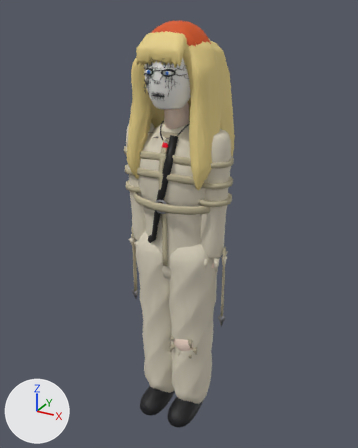
An edit to the glTF model public/models/ale.glb, drawn before and after from the same camera.
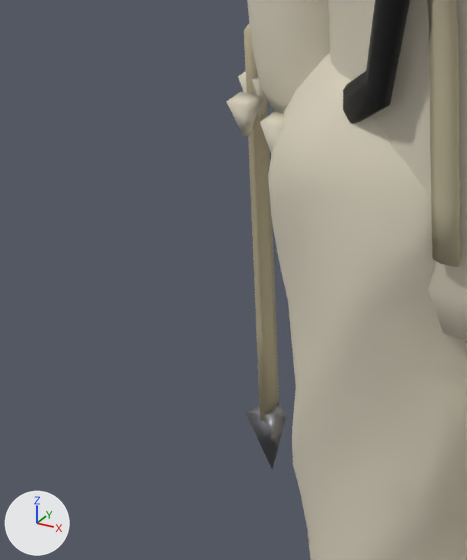
The first picture shows the older version from a 50 mm camera at (1.093, -1.964, 2.093) aimed at (-0.012, 0.044, 1.089). The close-ups show the older and then the newer version on the part from 25% to 47% of the width and 50% to 70% of the height of that picture. Only the edits that show in the close-ups are written down. The lights are fixed; the arrows at lower left show +X, +Y and +Z. Vertices at exactly the same position are counted once.

The first close-up shows 'part_MAT_CLOTH_cord_ale', 'part_MAT_CLOTH_legs_ale', 'part_MAT_CLOTH_suit_ale', 'part_MAT_LEATHER_strap_ale', 'part_MAT_METAL_buckle_ale'.
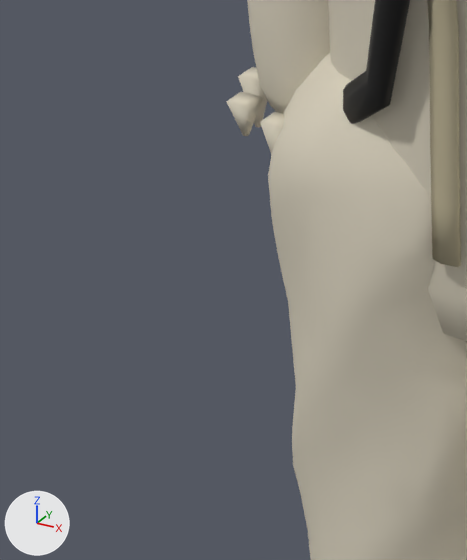
Diff of the bpy script that builds the scene:
```diff
--- a/public/models/ale.glb.py
+++ b/public/models/ale.glb.py
@@ me_part_mat_leather_strap_ale @@
 # used by ob_part_mat_leather_strap_ale; location = (0.0, 0.0, 0.0)
-me_part_mat_leather_strap_ale.from_pydata(...)  # 1211 vertices, 2338 faces; spans x -0.279..0.279, y -0.16..0.16, z 0.333..1.552
+me_part_mat_leather_strap_ale.from_pydata(...)  # 1159 vertices, 2242 faces; spans x -0.279..0.279, y -0.16..0.16, z 0.333..1.552
+# me_part_mat_leather_strap_ale part 1: the loose piece of 26 vertices spanning x -0.265..-0.256, y -0.016..0.016, z 0.649..1.04 is deleted
+# other edits to the shape of me_part_mat_leather_strap_ale do not show in these pictures
 me_part_mat_leather_strap_ale.materials.append(mat_mat_leather_strap_ale)
@@ me_part_mat_metal_buckle_ale @@
 # used by ob_part_mat_metal_buckle_ale; location = (0.0, 0.0, 0.0)
-me_part_mat_metal_buckle_ale.from_pydata(...)  # 150 vertices, 276 faces; spans x -0.277..0.283, y -0.152..0.022, z 0.589..1.548
+me_part_mat_metal_buckle_ale.from_pydata(...)  # 140 vertices, 264 faces; spans x -0.035..0.035, y -0.152..-0.097, z 1.214..1.548
+# me_part_mat_metal_buckle_ale part 2: the loose piece of 5 vertices spanning x -0.277..-0.238, y -0.016..0.022, z 0.589..0.655 is deleted
+# other edits to the shape of me_part_mat_metal_buckle_ale do not show in these pictures
 me_part_mat_metal_buckle_ale.materials.append(mat_mat_metal_buckle_ale)
```

Location of each change, (x1, y1, x2, y2) in pixels of the close-ups (467 x 560 px):
'part_MAT_LEATHER_strap_ale', reshaped
    before: (244, 0, 461, 422)
    after: (427, 0, 461, 267)
'part_MAT_METAL_buckle_ale', reshaped (not visible afterwards)
    before: (245, 401, 286, 469)
part 1 of me_part_mat_leather_strap_ale, deleted (beige)
    before: (244, 24, 279, 422)
